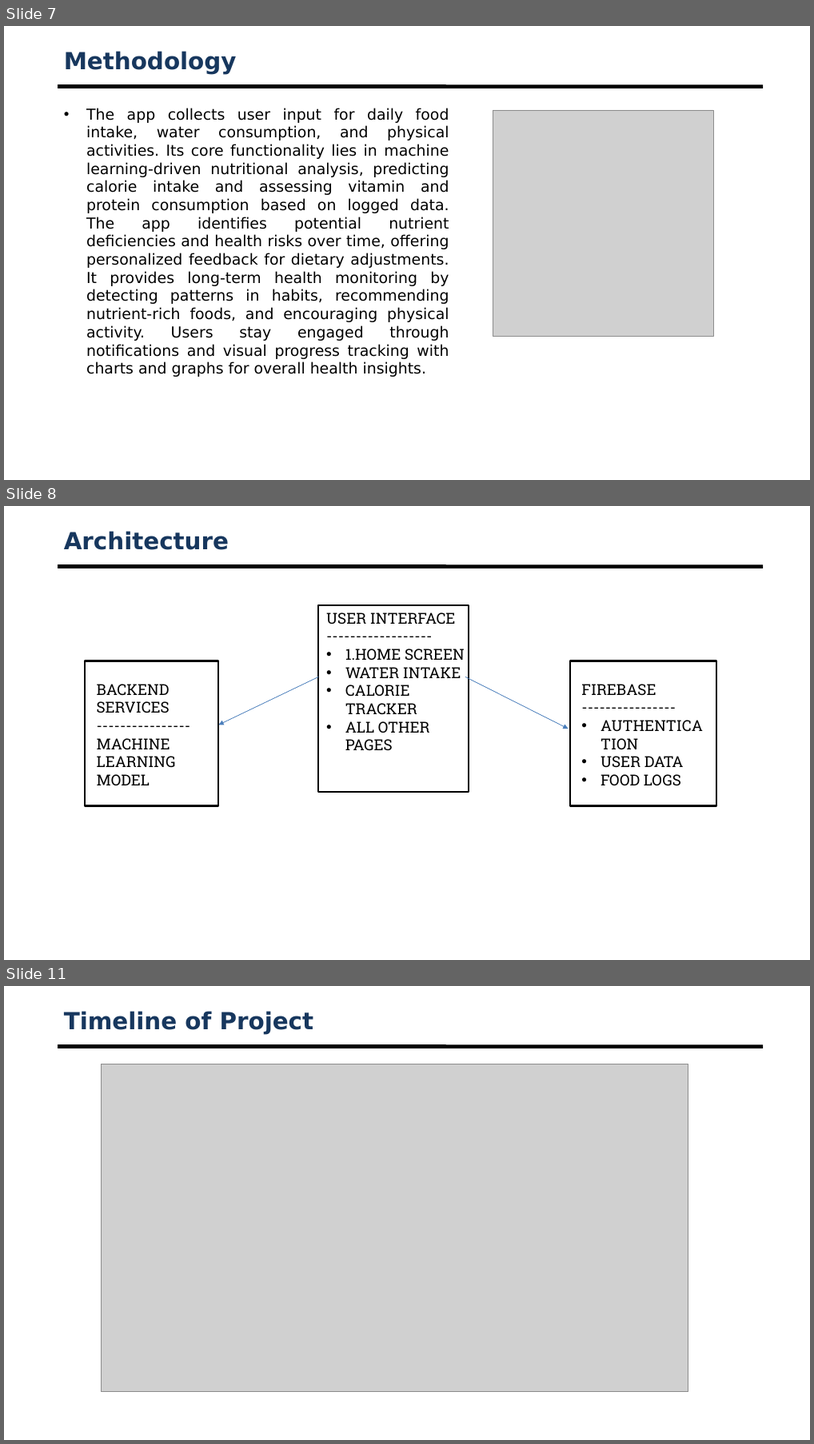
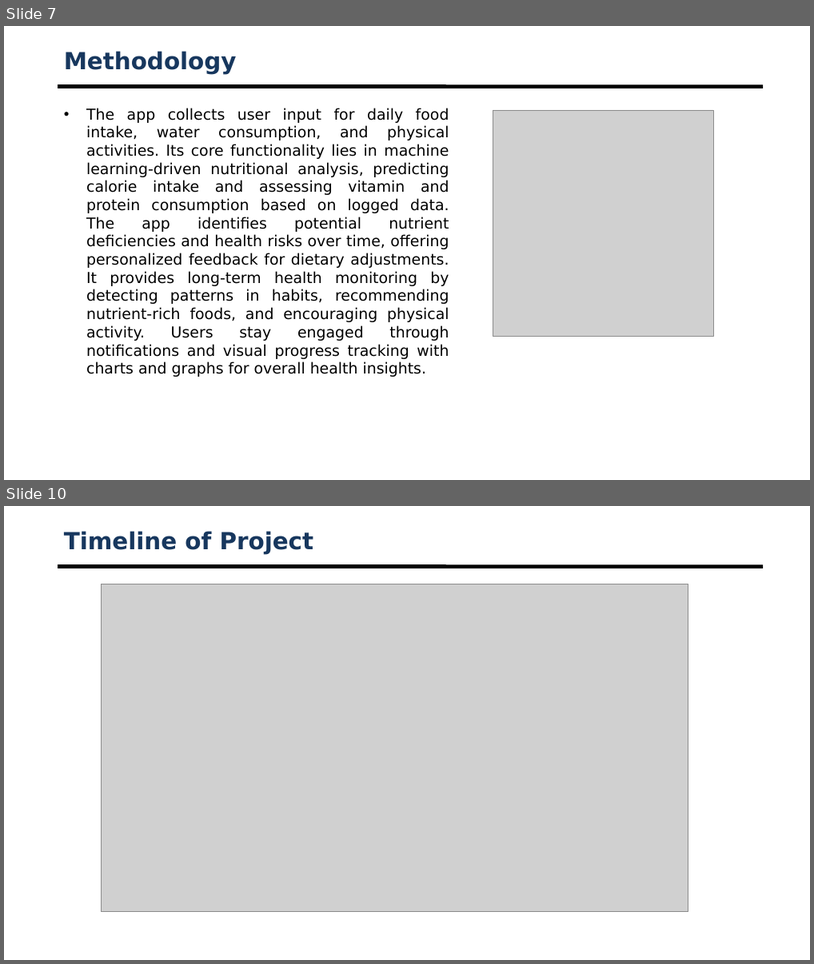
Before and after one commit to HealthBuddy99/HealthBuddy, a slide deck: review1.pptx. Shown one above the other, each under a label of ours: slides 7, 8 and 11 before the commit, slides 7 and 10 after it; the slides between them are not shown. The pictures are 814x1444 and 814x964 pixels, drawn with LibreOffice and Linux fonts; fonts in the diff are those of the drawing; grey boxes stand for pictures; background and template pictures are left out. Boxes give left, top, right and bottom in pixels: in the first picture for what was removed or moved away, otherwise in the second. Text is boxed around its words. In the diff, an @@ line names an element or a change of style, - is before the commit and + after.

```diff
--- a/review1.pptx
+++ b/review1.pptx
@@ slide 8 removed at [4, 506, 810, 960], background #FFFFFF; not listed: 1 template element that a slide beside it also shows @@
@@ title removed at [64, 531, 229, 550] @@
-Architecture
@@ rectangle removed at [318, 606, 470, 792] @@
@@ text removed at [326, 612, 465, 750] @@
-USER INTERFACE
-------------------
-• 1.HOME SCREEN
-• WATER INTAKE
-• CALORIE TRACKER
-• ALL OTHER PAGES
@@ rectangle removed at [85, 661, 218, 805] @@
@@ rectangle removed at [571, 661, 718, 805] @@
@@ text removed at [97, 684, 176, 785] @@
-BACKEND SERVICES
-----------------
-MACHINE LEARNING MODEL
@@ arrow removed from (318, 676) to (218, 724) @@
@@ arrow removed from (466, 676) to (569, 728) @@
@@ text removed at [582, 684, 684, 785] @@
-FIREBASE
-----------------
-• AUTHENTICATION
-• USER DATA
-• FOOD LOGS
@@ what was slide 11 is now slide 10 @@
```
Also in this commit, not shown: 7 slides changed, 1 slide added, 1 other slide removed, 3 other files.
